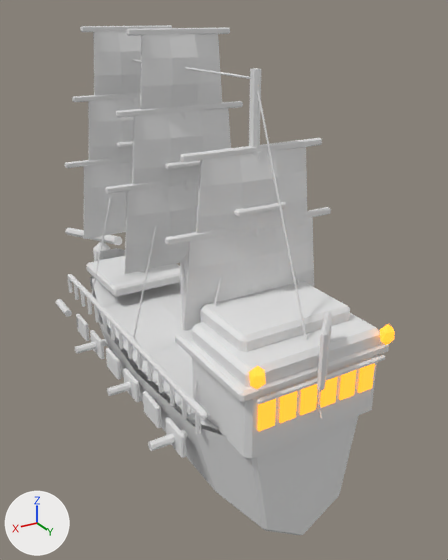
What one commit did to the FBX model Assets/Desktopirates/Resources/Models/ShipsV03/player_tier_5_v03.fbx.
Camera for both pictures: a 50 mm camera at (2.25, 4.39, 3.06) aimed at (-0.49, -0.18, 0.78). Every picture has the same lights, and +X, +Y and +Z are marked at lower left. The older version comes first. Where no turn or scale is listed for an object, it has been applied to the vertices.

Names of what the first picture shows: 'Sail_1_1', 'Sail_1_3', 'Sail_2_1', 'Sail_2_2', 'Sail_2_3', 'Sail_3_1', 'Sail_3_2', 'Stern_Gallery_Window_1', 'Stern_Gallery_Window_2', 'Stern_Gallery_Window_3', 'Stern_Gallery_Window_4', 'Stern_Gallery_Window_5', 'Stern_Gallery_Window_6', 'Stern_GreatCabin', 'Stern_Lantern_-1', 'Stern_Lantern_1', 'Stern_Quarterdeck', 'Tier_5_Lofted_Deck', 'Tier_5_Lofted_Hull', 'Upper_Stern_Castle' and 52 more.
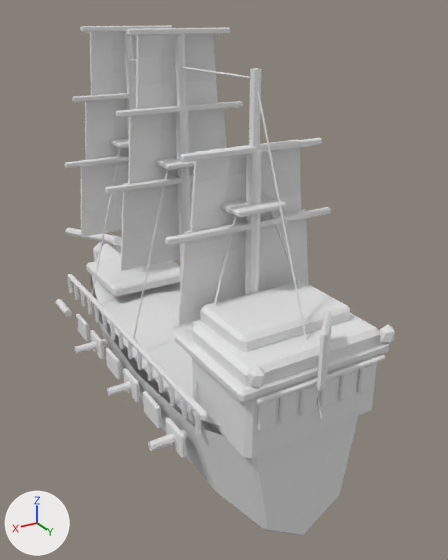
Changed parts and their boxes [x1, y1, x2, y2] in the pictures (448 x 560 px):
'Sail_3_1', reshaped
    before: [183, 217, 314, 330]
    after: [178, 209, 308, 326]
'Sail_3_2', reshaped
    before: [196, 147, 308, 234]
    after: [190, 139, 301, 243]
'Sail_2_3', reshaped
    before: [140, 34, 222, 109]
    after: [136, 34, 218, 109]
'Sail_2_2', reshaped
    before: [132, 108, 231, 187]
    after: [128, 102, 226, 195]
'Tier_5_Lofted_Deck', reshaped
    before: [92, 279, 220, 430]
    after: [92, 243, 220, 426]
'Sail_2_1', reshaped
    before: [124, 182, 199, 274]
    after: [121, 174, 194, 271]
'Sail_1_3', reshaped
    before: [93, 31, 141, 96]
    after: [90, 32, 137, 95]
'Stern_Gallery_Window_1', recoloured, surface changed
    both: [257, 399, 276, 431]
'Stern_Gallery_Window_2', recoloured, surface changed
    both: [279, 391, 297, 423]
'Stern_Gallery_Window_3', recoloured, surface changed
    both: [300, 384, 317, 415]
'Stern_Gallery_Window_5', recoloured, surface changed
    both: [339, 370, 357, 400]
'Stern_Gallery_Window_4', recoloured, surface changed
    both: [320, 377, 338, 408]
'Stern_Gallery_Window_6', recoloured, surface changed
    both: [358, 363, 375, 393]
'Stern_Lantern_-1', recoloured, surface changed
    both: [249, 366, 266, 389]
'Stern_Lantern_1', recoloured, surface changed
    both: [380, 324, 395, 345]
'Mast_3_Lower', unchanged, uncovered by the edit
    before: [252, 151, 262, 238]
    after: [245, 151, 262, 295]
'Mast_2_Lower', unchanged, uncovered by the edit
    before: [180, 111, 192, 331]
    after: [176, 111, 192, 327]

Edits to the bpy script that builds the scene:
```text
Change mat_glassglow_v03:
    remove mat_glassglow_v03.emission_color = (1.0, 0.35, 0.025)  # orange #ffa02c
    remove mat_glassglow_v03.emission_strength = 1.4
    mat_glassglow_v03.base_color: (1.0, 0.35, 0.025) -> (0.8, 0.8, 0.8)  # orange #ffa02c -> white #e7e7e7
Change me_sail_2_3_mesh:
    remove me_sail_2_3_mesh.from_pydata(...)  # 32 vertices, 30 faces; spans x -0.352..0.352, y 0.007..0.081, z 2.382..2.949
    add me_sail_2_3_mesh.from_pydata(...)  # 32 vertices, 30 faces; spans x -0.354..0.354, y -0.131..-0.046, z 2.379..2.951
    me_sail_2_3_mesh part 7: 32 of 32 vertices moved; they spanned x -0.352..0.352, y 0.007..0.081, z 2.382..2.949 and now span x -0.354..0.354, y -0.131..-0.046, z 2.379..2.951; mean shift (0.0, -0.102, 0.0)
Change me_tier_5_lofted_hull_deckmesh:
    remove me_tier_5_lofted_hull_deckmesh.from_pydata(...)  # 15 vertices, 8 faces; spans x -0.61..0.61, y -1.37..1.75, z 0.43..0.63
    add me_tier_5_lofted_hull_deckmesh.from_pydata(...)  # 18 vertices, 10 faces; spans x -0.61..0.61, y -1.86..1.75, z 0.46..0.73
    me_tier_5_lofted_hull_deckmesh part 4: the whole mesh is rebuilt
Change me_sail_2_2_mesh:
    remove me_sail_2_2_mesh.from_pydata(...)  # 32 vertices, 30 faces; spans x -0.457..0.457, y 0.007..0.081, z 1.757..2.398
    add me_sail_2_2_mesh.from_pydata(...)  # 32 vertices, 30 faces; spans x -0.458..0.458, y -0.131..-0.046, z 1.755..2.4
    me_sail_2_2_mesh part 1: 32 of 32 vertices moved; they spanned x -0.457..0.457, y 0.007..0.081, z 1.757..2.398 and now span x -0.458..0.458, y -0.131..-0.046, z 1.755..2.4; mean shift (0.0, -0.102, 0.0)
Change me_sail_1_3_mesh:
    remove me_sail_1_3_mesh.from_pydata(...)  # 32 vertices, 30 faces; spans x -0.352..0.352, y -0.973..-0.899, z 2.382..2.949
    add me_sail_1_3_mesh.from_pydata(...)  # 32 vertices, 30 faces; spans x -0.354..0.354, y -1.111..-1.026, z 2.379..2.951
    me_sail_1_3_mesh part 5: 32 of 32 vertices moved; they spanned x -0.352..0.352, y -0.973..-0.899, z 2.382..2.949 and now span x -0.354..0.354, y -1.111..-1.026, z 2.379..2.951; mean shift (0.0, -0.102, 0.0)
Change me_sail_3_2_mesh:
    remove me_sail_3_2_mesh.from_pydata(...)  # 32 vertices, 30 faces; spans x -0.457..0.457, y 1.022..1.096, z 1.666..2.261
    add me_sail_3_2_mesh.from_pydata(...)  # 32 vertices, 30 faces; spans x -0.458..0.458, y 0.884..0.969, z 1.664..2.263
    me_sail_3_2_mesh part 6: 32 of 32 vertices moved; they spanned x -0.457..0.457, y 1.022..1.096, z 1.666..2.261 and now span x -0.458..0.458, y 0.884..0.969, z 1.664..2.263; mean shift (0.0, -0.102, 0.0)
Change me_sail_2_1_mesh:
    remove me_sail_2_1_mesh.from_pydata(...)  # 32 vertices, 30 faces; spans x -0.561..0.561, y 0.007..0.081, z 1.132..1.846
    add me_sail_2_1_mesh.from_pydata(...)  # 32 vertices, 30 faces; spans x -0.562..0.562, y -0.131..-0.046, z 1.13..1.848
    me_sail_2_1_mesh part 3: 32 of 32 vertices moved; they spanned x -0.561..0.561, y 0.007..0.081, z 1.132..1.846 and now span x -0.562..0.562, y -0.131..-0.046, z 1.13..1.848; mean shift (0.0, -0.102, 0.0)
Change me_sail_3_1_mesh:
    remove me_sail_3_1_mesh.from_pydata(...)  # 32 vertices, 30 faces; spans x -0.561..0.561, y 1.022..1.096, z 1.086..1.749
    add me_sail_3_1_mesh.from_pydata(...)  # 32 vertices, 30 faces; spans x -0.562..0.562, y 0.884..0.969, z 1.084..1.751
    me_sail_3_1_mesh part 2: 32 of 32 vertices moved; they spanned x -0.561..0.561, y 1.022..1.096, z 1.086..1.749 and now span x -0.562..0.562, y 0.884..0.969, z 1.084..1.751; mean shift (0.0, -0.102, 0.0)
```
